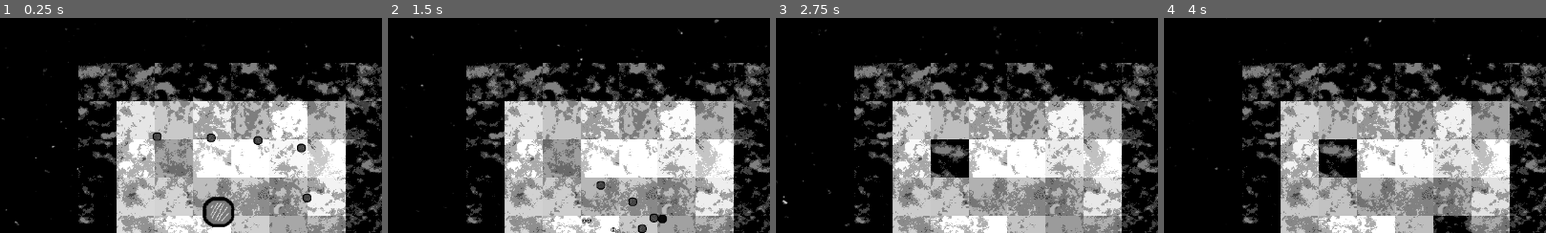
Above: before the commit, frames 1-4 (left to right).
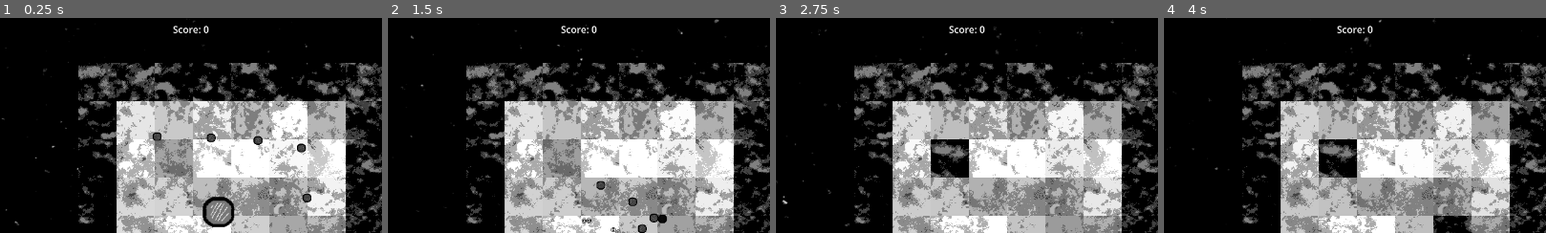
Above: after the commit, the same moments.

Repository: Indivicivet/ludumdare54
Game: Godot game, scene res://ludumdare54.tscn
Same seed, same stepped clock (60 frames per second), same inputs: the game is played once before the commit and once after it.
Inputs (mouse positions are % of the whole screen's width and height, from its top left):
- Up to frame 1 (0.25 s): no input
- Up to frame 2 (1.5 s): move the mouse to (72, 45) at 0.52 s; press the mouse at (72, 45) at 0.53 s; hold Right (right) 0.53-1.28 s; move the mouse to (30, 55) at 1.27 s; release the mouse at (30, 55) at 1.28 s; hold Down (down) from 1.28 s (still down); click (30, 55) at 1.35 s
- Up to frame 3 (2.75 s): move the mouse to (60, 28) at 2.02 s; release Down (down) at 2.03 s; press the mouse at (60, 28) at 2.03 s; hold Right (right) from 2.03 s (still down)
- Up to frame 4 (4 s): move the mouse to (45, 70) at 2.77 s; release Right (right) at 2.78 s; release the mouse at (45, 70) at 2.78 s; hold Up (up) 2.78-3.53 s; click (45, 70) at 2.85 s; move the mouse to (80, 65) at 3.52 s; press the mouse at (80, 65) at 3.53 s; hold Left (left) from 3.53 s (still down)
The pictures show only the part of the screen within x 17-67%, y 6-56%; the shares and areas given below are measured in that part.

The runs differ from the first frame. In frame 1, 0.2% of the frame differs, in the area x 45-55%, y 3-8%; in frame 2, 0.2%; in frame 3, 0.2%; in frame 4, 0.2%.

Commit message:
uh and actually add score to scene

Diff:
--- a/ludumdare54.tscn
+++ b/ludumdare54.tscn
@@ -267,3 +267,6 @@
 
 [node name="NavigationRegion2D" type="NavigationRegion2D" parent="."]
 navigation_polygon = SubResource("NavigationPolygon_0n3p2")
+
+[node name="score" parent="." instance=ExtResource("10_5oqj3")]
+position = Vector2(648, 68)
